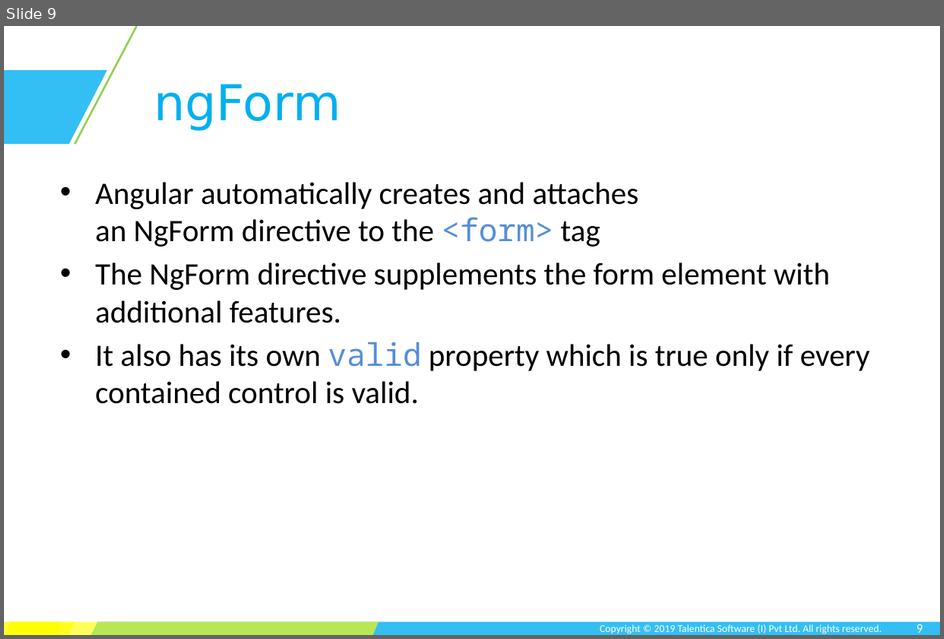
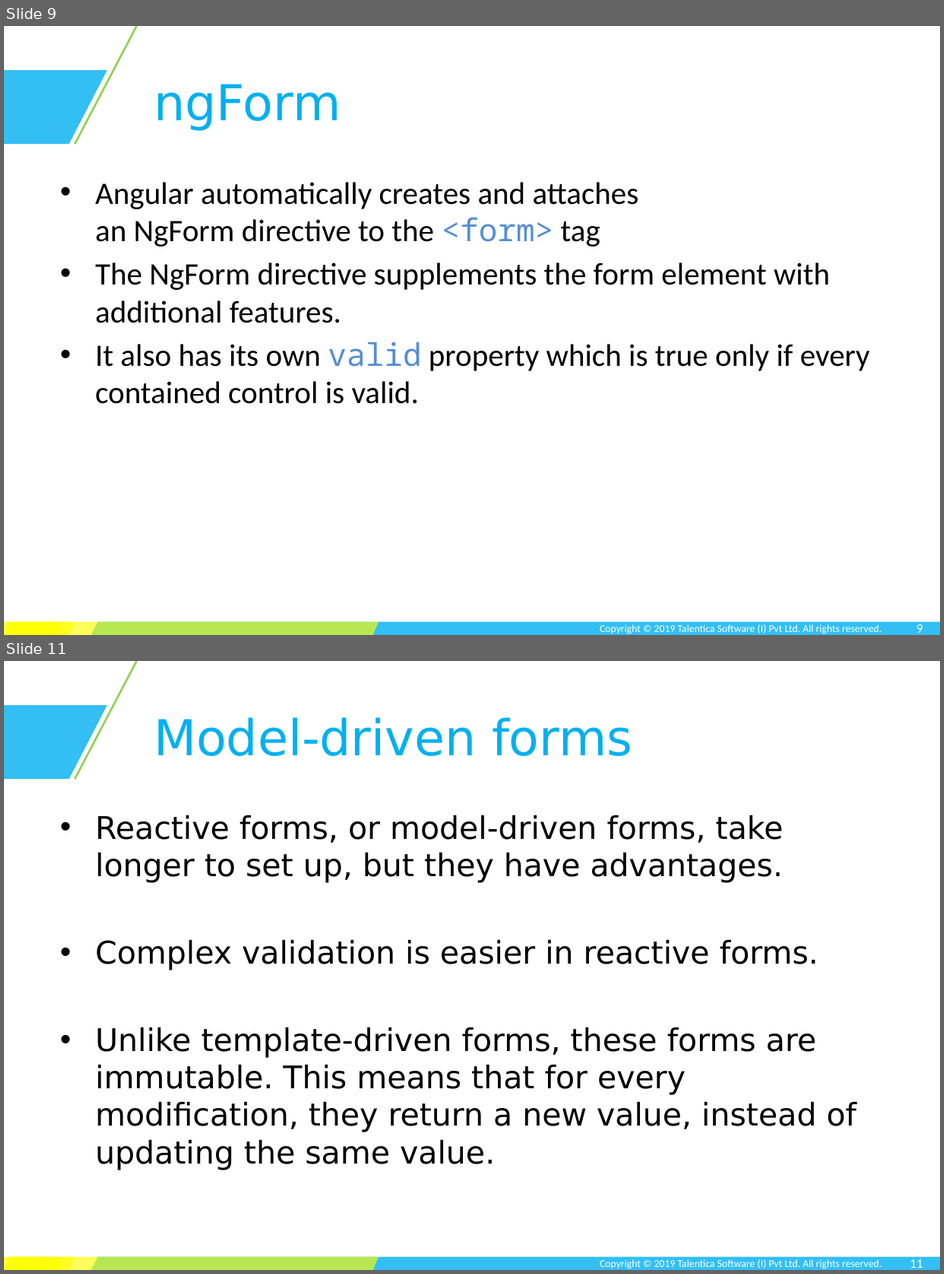
Before and after one commit to TusharRajGupt/angular-demo, a slide deck: session-3/Session 3.pptx. Shown one above the other, each under a label of ours: slide 9 before the commit, slides 9 and 11 after it; the slides between them are not shown. The pictures are 944x639 and 944x1274 pixels, drawn with LibreOffice and Linux fonts; fonts in the diff are those of the drawing; background and template pictures are left out. Boxes give left, top, right and bottom in pixels: in the first picture for what was removed or moved away, otherwise in the second. Text is boxed around its words. In the diff, an @@ line names an element or a change of style, - is before the commit and + after.

```diff
--- a/session-3/Session 3.pptx
+++ b/session-3/Session 3.pptx
@@ slide 11 added at box(4, 661, 940, 1270), background #FFFFFF; not listed: 7 template elements that a slide beside it also shows @@
@@ title added at box(154, 717, 633, 756), 38 pt, text #00B0F0 @@
+Model-driven forms
@@ text added at box(95, 815, 857, 1170), 24 pt, text #000000 @@
+• Reactive forms, or model-driven forms, take longer to set up, but they have advantages.
+• Complex validation is easier in reactive forms.
+• Unlike template-driven forms, these forms are immutable. This means that for every modification, they return a new value, instead of updating the same value.
@@ page number added at box(910, 1259, 923, 1267), 10 pt, text #FFFFFF @@
+11
```
Also in this commit, not shown: 3 slides changed, 15 other slides added, 5 slides removed, 1 other file.
